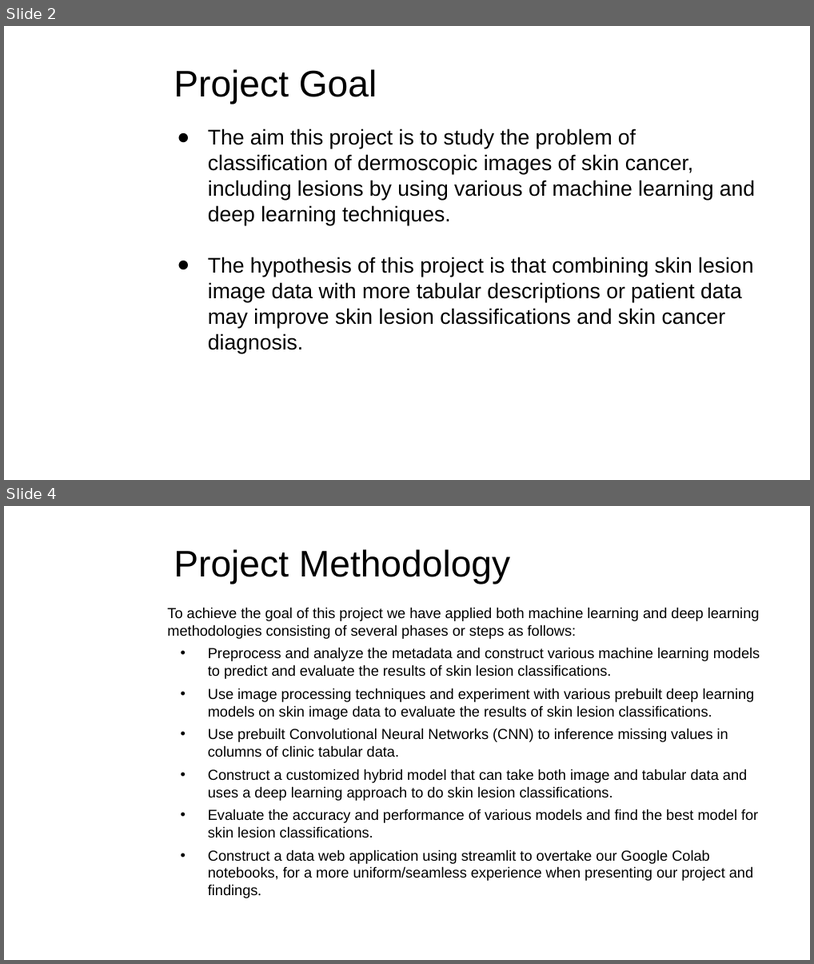
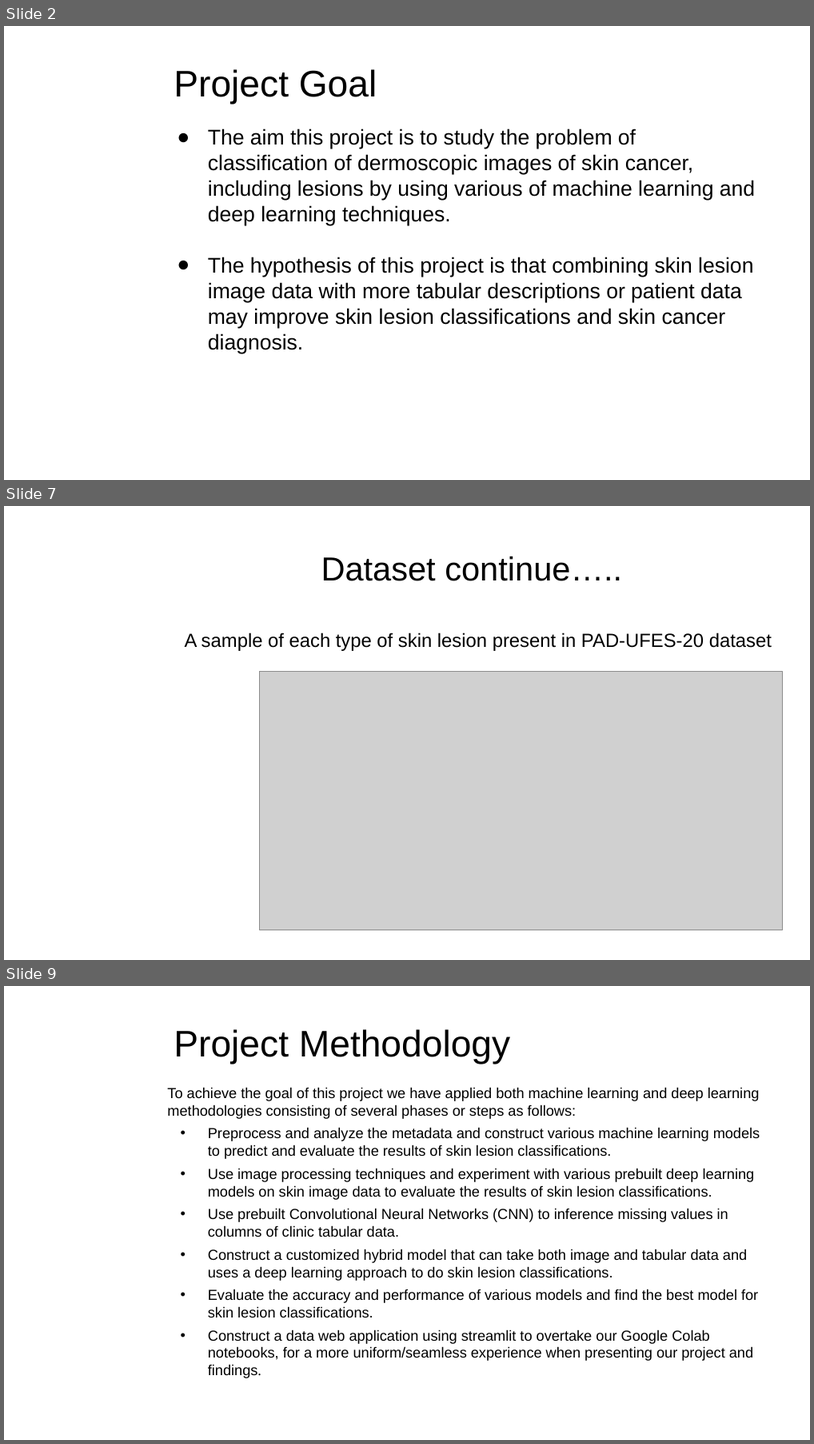
Before and after one commit to yunpengliDataScience/Skin_Cancer_ML_DL, a slide deck: Progress/Phase3/DATA_606_PhaseIII_Final.pptx. Shown one above the other, each under a label of ours: slides 2 and 4 before the commit, slides 2, 7 and 9 after it; the slides between them are not shown. The pictures are 814x964 and 814x1444 pixels, drawn with LibreOffice and Linux fonts; fonts in the diff are those of the drawing; grey boxes stand for pictures; background and template pictures are left out. Boxes give left, top, right and bottom in pixels: in the first picture for what was removed or moved away, otherwise in the second. Text is boxed around its words. In the diff, an @@ line names an element or a change of style, - is before the commit and + after.

```diff
--- a/Progress/Phase3/DATA_606_PhaseIII_Final.pptx
+++ b/Progress/Phase3/DATA_606_PhaseIII_Final.pptx
@@ slide 7 added at bbox=[4, 506, 810, 960], background picture (left out) @@
@@ title added at bbox=[322, 556, 622, 581], 29.7 pt, text #000000 @@
+Dataset continue…..
@@ text added at bbox=[185, 632, 772, 651], 17 pt, text #000000 @@
+A sample of each type of skin lesion present in PAD-UFES-20 dataset
@@ picture added at bbox=[260, 672, 783, 929] @@
@@ what was slide 4 is now slide 9 @@
```
Also in this commit, not shown: 3 slides changed, 5 other slides added.
